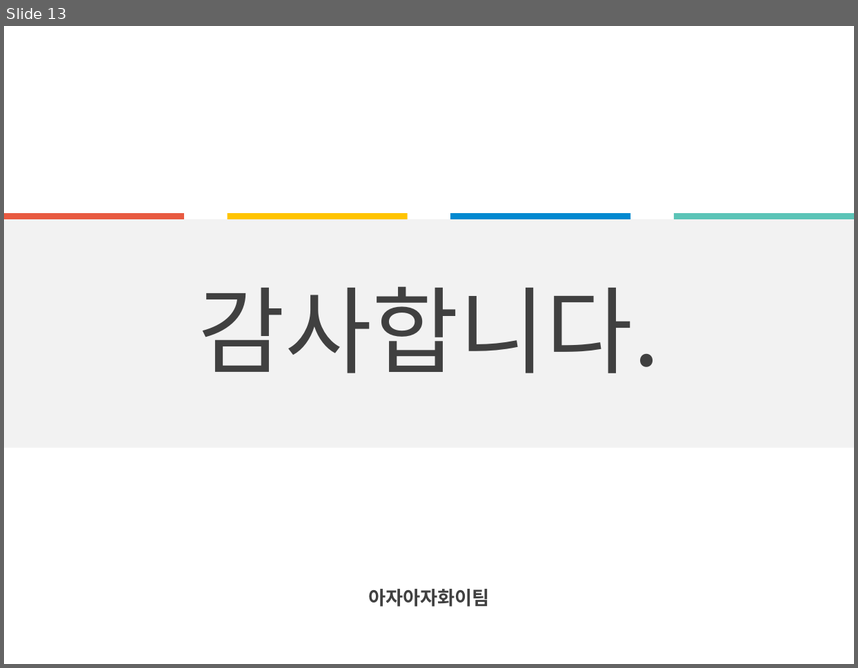
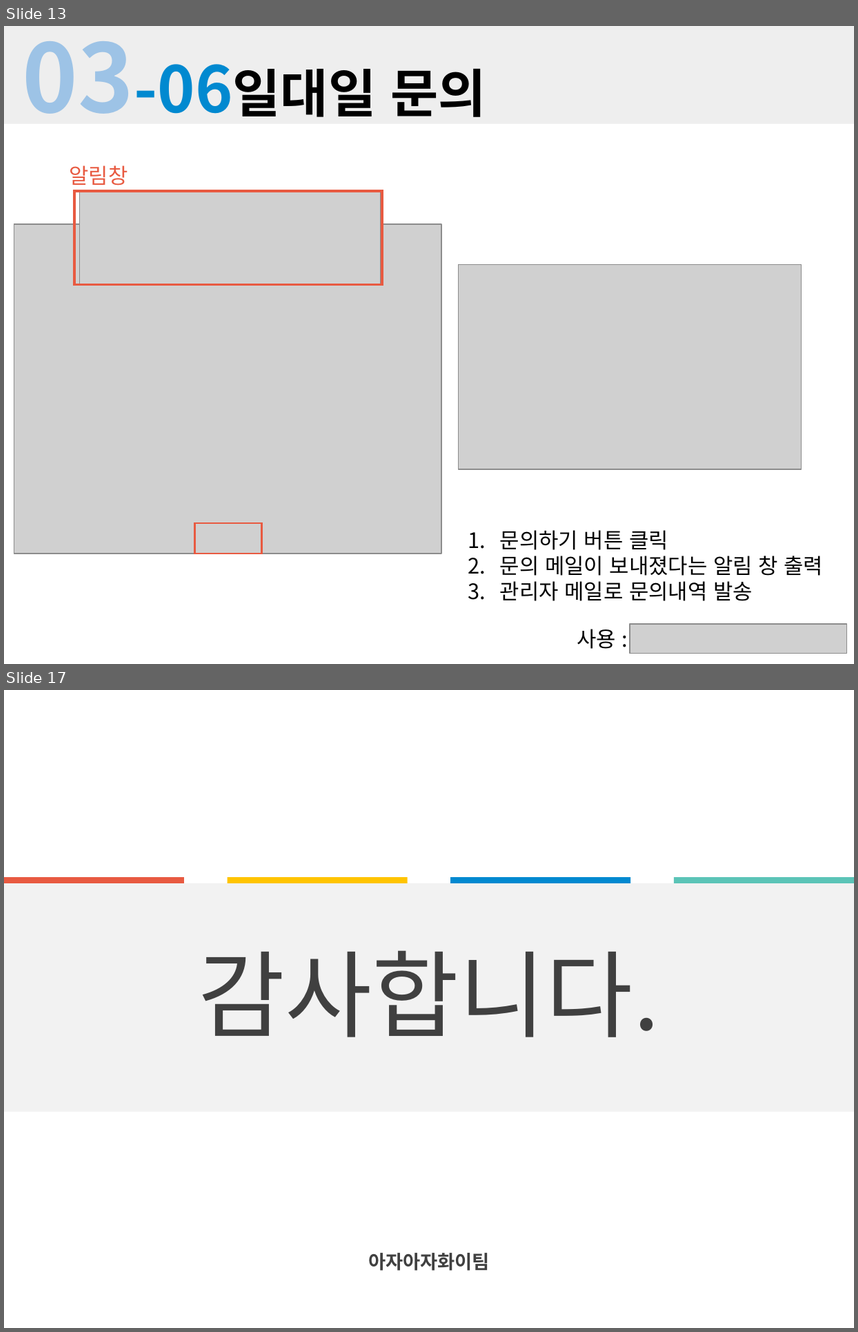
Before and after one commit to amuge92/java2, a slide deck: springT/게임잡지.pptx. Shown one above the other, each under a label of ours: slide 13 before the commit, slides 13 and 17 after it; the slides between them are not shown. The pictures are 858x668 and 858x1332 pixels, drawn with LibreOffice and Linux fonts; fonts in the diff are those of the drawing; grey boxes stand for pictures. Boxes give left, top, right and bottom in pixels: in the first picture for what was removed or moved away, otherwise in the second. Text is boxed around its words. In the diff, an @@ line names an element or a change of style, - is before the commit and + after.

```diff
--- a/springT/게임잡지.pptx
+++ b/springT/게임잡지.pptx
@@ slide 13 added at (4,26,854,664), background #FFFFFF @@
@@ rectangle added at (4,26,854,124), fill #EEEEEE @@
@@ title added at (23,41,487,117), 44 pt, text #000000, bold @@
+03-06일대일 문의
@@ text added at (69,165,128,185), 18 pt, text #E85A41 @@
+알림창
@@ rectangle added at (74,191,382,285), outline #E85A41 2.25 pt @@
@@ picture added at (80,191,381,285) @@
@@ picture added at (14,224,441,553) @@
@@ picture added at (459,265,802,470) @@
@@ rectangle added at (194,522,261,553), outline #E85A41 1.5 pt @@
@@ text added at (500,530,823,601), 18 pt, text #000000 @@
+1. 문의하기 버튼 클릭
+2. 문의 메일이 보내졌다는 알림 창 출력
+3. 관리자 메일로 문의내역 발송
@@ picture added at (630,624,846,653) @@
@@ text added at (577,628,616,648), 18 pt, text #000000 @@
+사용 :
@@ what was slide 13 is now slide 17 @@
```
Also in this commit, not shown: 9 slides changed, 6 other slides added, 3 slides removed, 19 other files.
